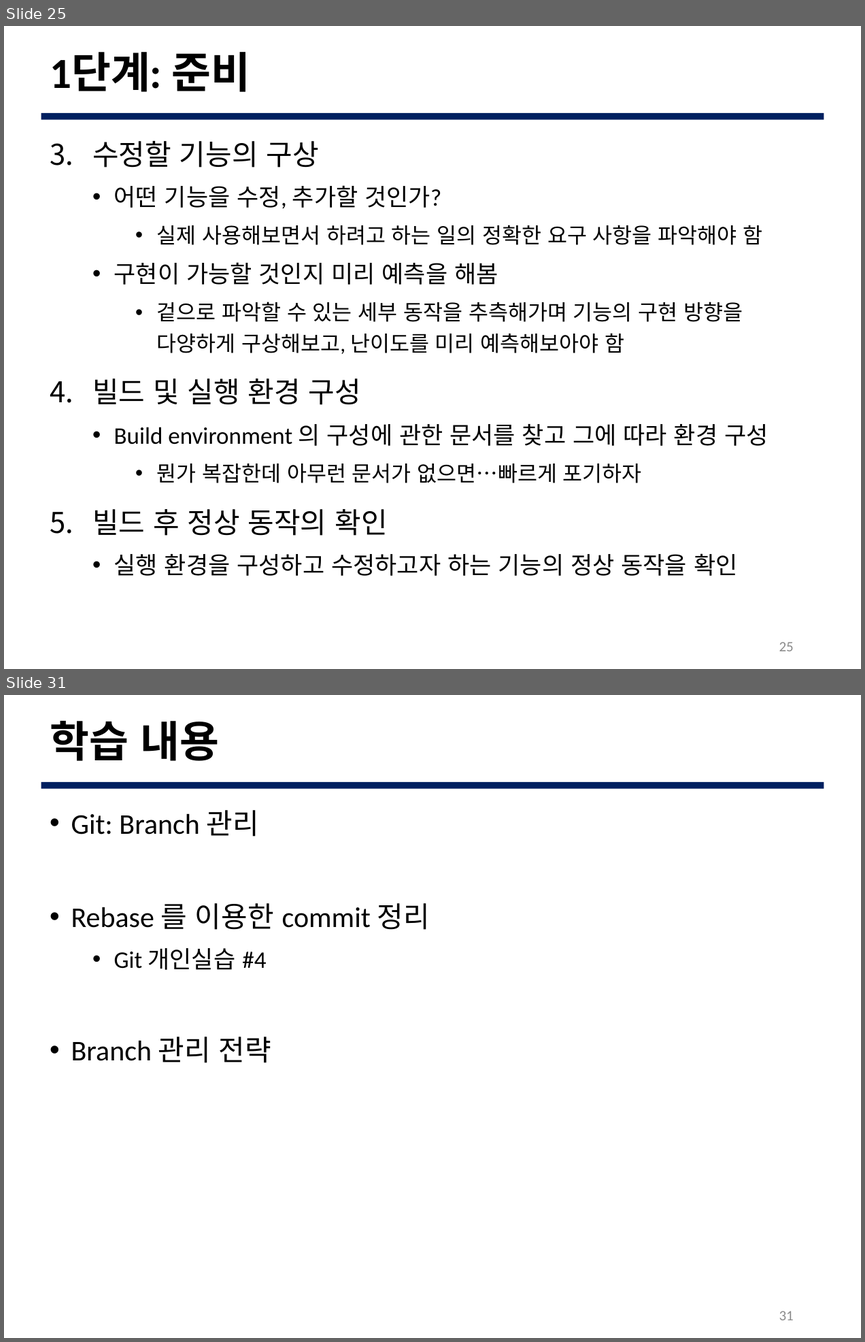
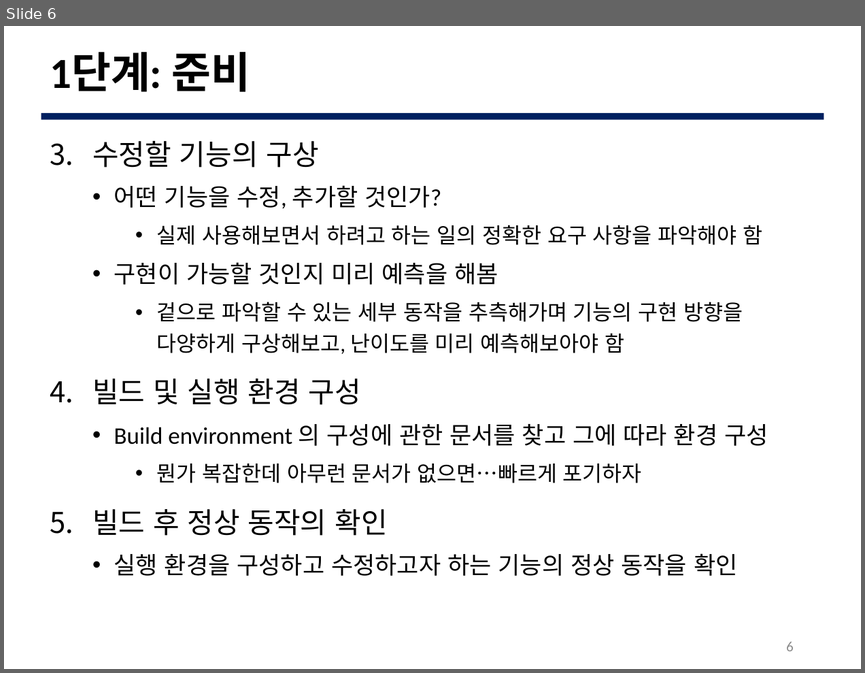
Before and after one commit to JBNU-JEduTools/osscourse, a slide deck: Slides/8. 코드 분석 1.pptx. Shown one above the other, each under a label of ours: slides 25 and 31 before the commit, slide 6 after it; the slides between them are not shown. The pictures are 865x1342 and 865x673 pixels, drawn with LibreOffice and Linux fonts; fonts in the diff are those of the drawing; background and template pictures are left out. Boxes give left, top, right and bottom in pixels: in the first picture for what was removed or moved away, otherwise in the second. Text is boxed around its words. In the diff, an @@ line names an element or a change of style, - is before the commit and + after.

```diff
--- a/Slides/8. 코드 분석 1.pptx
+++ b/Slides/8. 코드 분석 1.pptx
@@ slide 31 removed at (4, 695, 861, 1338), background #FFFFFF; not listed: 1 template element that a slide beside it also shows @@
@@ title removed at (50, 721, 220, 761) @@
-학습 내용
@@ text removed at (71, 810, 429, 1063) @@
-• Git: Branch 관리
-• Rebase 를 이용한 commit 정리
-  • Git 개인실습 #4
-• Branch 관리 전략
@@ page number removed at (779, 1310, 793, 1320) @@
-31
@@ what was slide 25 is now slide 6 @@
@@ page number at (786, 641, 793, 651): text changed @@
-25
+6
```
Also in this commit, not shown: 9 slides changed, 15 slides added, 39 other slides removed, 5 other files.
